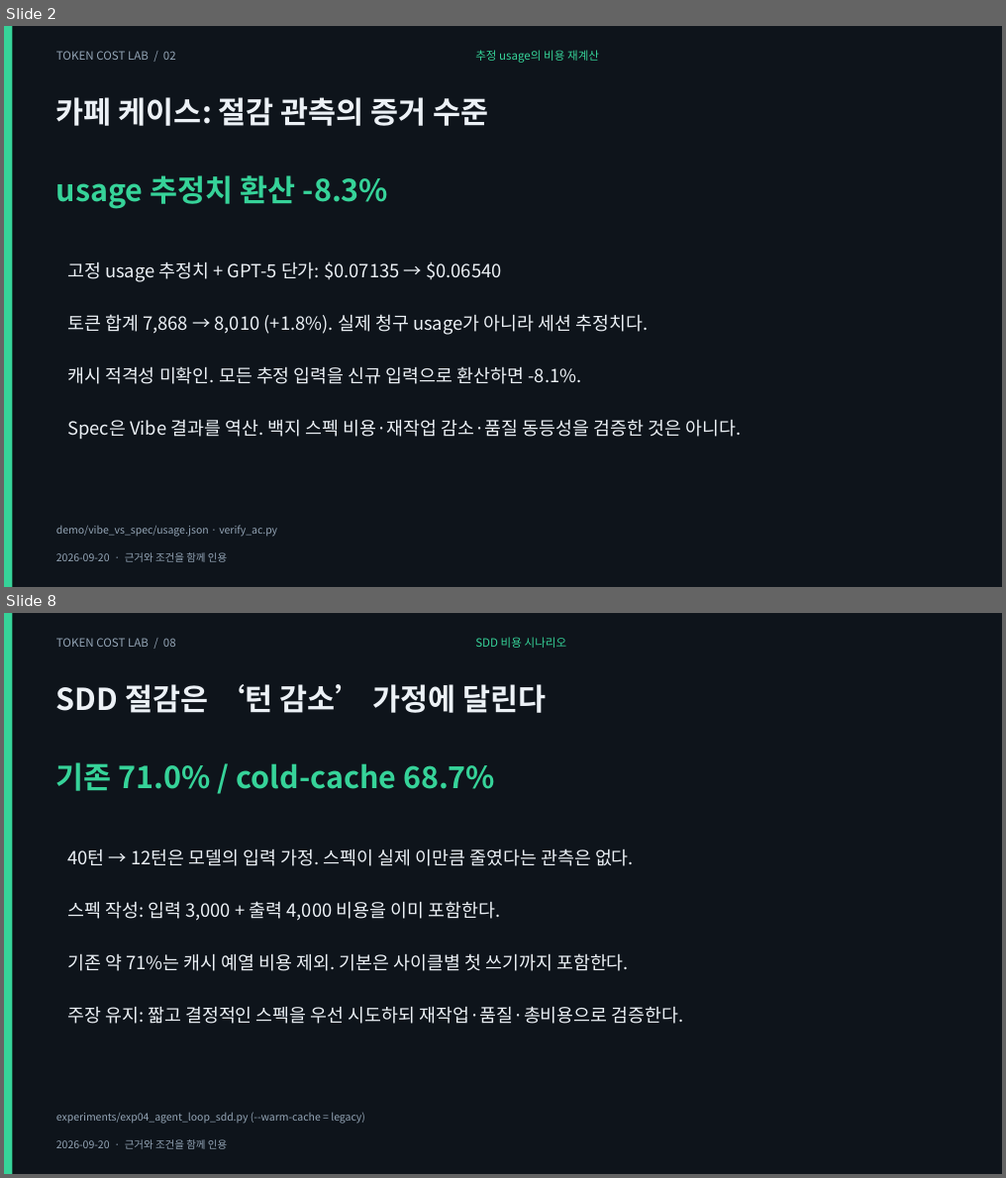
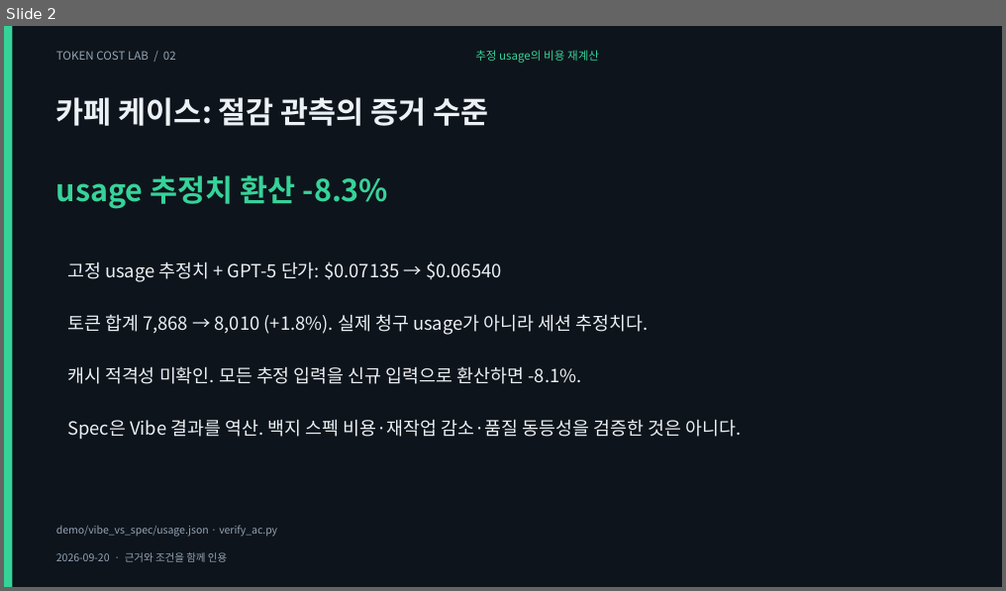
Before and after one commit to giyeop-cody/token-cost-lab, a slide deck: presentation/case_vibe_vs_spec/vibe_vs_spec.pptx. Shown one above the other, each under a label of ours: slides 2 and 8 before the commit, slide 2 after it; the slides between them are not shown. The pictures are 1006x1178 and 1006x591 pixels, drawn with LibreOffice and Linux fonts; fonts in the diff are those of the drawing. Boxes give left, top, right and bottom in pixels: in the first picture for what was removed or moved away, otherwise in the second. Text is boxed around its words. In the diff, an @@ line names an element or a change of style, - is before the commit and + after.

```diff
--- a/presentation/case_vibe_vs_spec/vibe_vs_spec.pptx
+++ b/presentation/case_vibe_vs_spec/vibe_vs_spec.pptx
@@ slide 8 removed at [4, 613, 1002, 1174], background #0E141B @@
@@ rectangle removed at [4, 613, 12, 1174] @@
@@ text removed at [56, 638, 176, 647] @@
-TOKEN COST LAB / 08
@@ text removed at [475, 637, 567, 648] @@
-SDD 비용 시나리오
@@ text removed at [56, 684, 546, 713] @@
-SDD 절감은 ‘턴 감소’ 가정에 달린다
@@ text removed at [56, 762, 495, 791] @@
-기존 71.0% / cold-cache 68.7%
@@ text removed at [67, 849, 634, 866] @@
-40턴 → 12턴은 모델의 입력 가정. 스펙이 실제 이만큼 줄였다는 관측은 없다.
@@ text removed at [67, 901, 501, 921] @@
-스펙 작성: 입력 3,000 + 출력 4,000 비용을 이미 포함한다.
@@ text removed at [67, 954, 629, 971] @@
-기존 약 71%는 캐시 예열 비용 제외. 기본은 사이클별 첫 쓰기까지 포함한다.
@@ text removed at [67, 1006, 684, 1024] @@
-주장 유지: 짧고 결정적인 스펙을 우선 시도하되 재작업·품질·총비용으로 검증한다.
@@ text removed at [56, 1112, 365, 1124] @@
-experiments/exp04_agent_loop_sdd.py (--warm-cache = legacy)
@@ text removed at [56, 1140, 227, 1150] @@
-2026-09-20 · 근거와 조건을 함께 인용
```
Also in this commit, not shown: 6 slides changed, 4 slides added, 26 other files.
